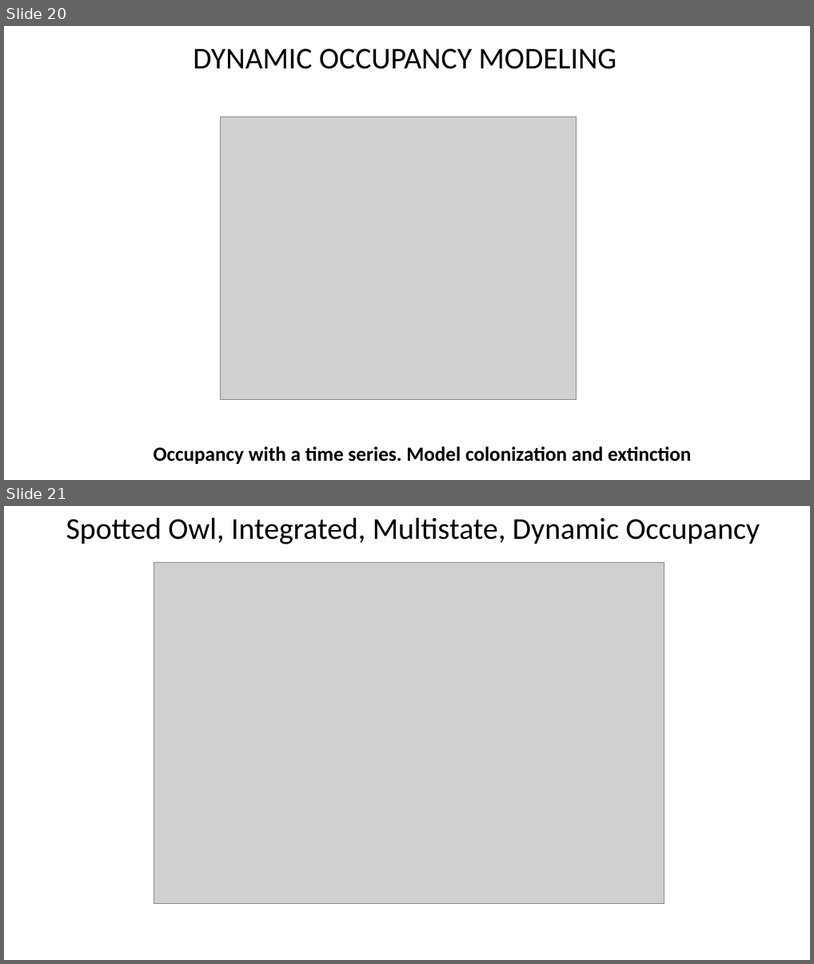
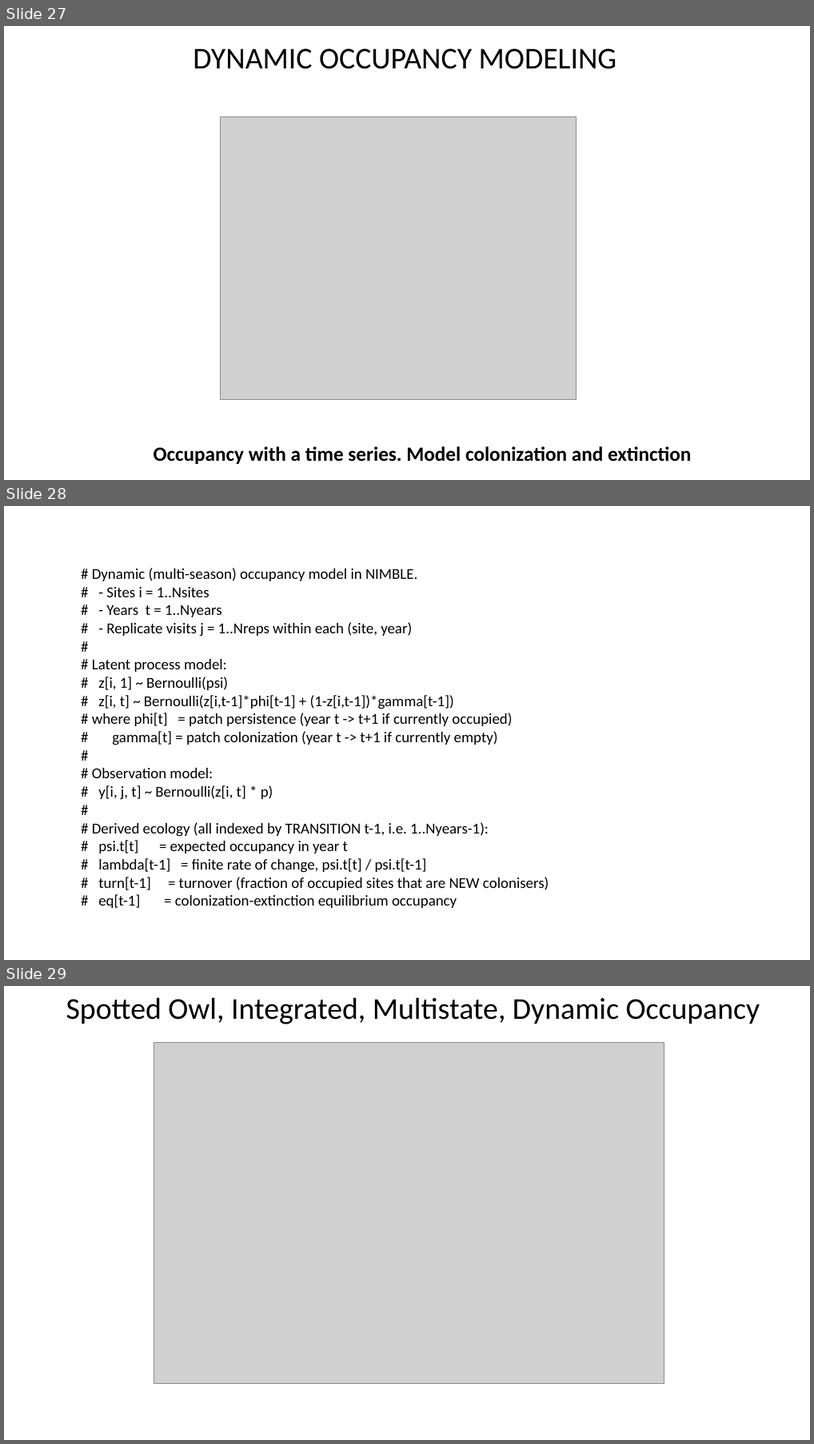
Before and after one commit to taaltree/FW536, a slide deck: Day5_BayesII/FW536_Day5_BayesII.pptx. Shown one above the other, each under a label of ours: slides 20 and 21 before the commit, slides 27, 28 and 29 after it. The pictures are 814x964 and 814x1444 pixels, drawn with LibreOffice and Linux fonts; fonts in the diff are those of the drawing; grey boxes stand for pictures. Boxes give left, top, right and bottom in pixels: in the first picture for what was removed or moved away, otherwise in the second. Text is boxed around its words. In the diff, an @@ line names an element or a change of style, - is before the commit and + after.

```diff
--- a/Day5_BayesII/FW536_Day5_BayesII.pptx
+++ b/Day5_BayesII/FW536_Day5_BayesII.pptx
@@ slide 28 added at (x1=4, y1=506, x2=810, y2=960), background #FFFFFF @@
@@ text added at (x1=92, y1=568, x2=549, y2=908), 18 pt, text #000000 @@
+# Dynamic (multi-season) occupancy model in NIMBLE.
+# - Sites i = 1..Nsites
+# - Years t = 1..Nyears
+# - Replicate visits j = 1..Nreps within each (site, year)
+#
+# Latent process model:
+# z[i, 1] ~ Bernoulli(psi)
+# z[i, t] ~ Bernoulli(z[i,t-1]*phi[t-1] + (1-z[i,t-1])*gamma[t-1])
+# where phi[t] = patch persistence (year t -> t+1 if currently occupied)
+# gamma[t] = patch colonization (year t -> t+1 if currently empty)
+#
+# Observation model:
+# y[i, j, t] ~ Bernoulli(z[i, t] * p)
+#
+# Derived ecology (all indexed by TRANSITION t-1, i.e. 1..Nyears-1):
+# psi.t[t] = expected occupancy in year t
+# lambda[t-1] = finite rate of change, psi.t[t] / psi.t[t-1]
+# turn[t-1] = turnover (fraction of occupied sites that are NEW colonisers)
+# eq[t-1] = colonization-extinction equilibrium occupancy
@@ what was slide 20 is now slide 27 @@
@@ what was slide 21 is now slide 29 @@
```
Also in this commit, not shown: 4 slides changed, 8 other slides added, 1 slide removed, 4 other files.
